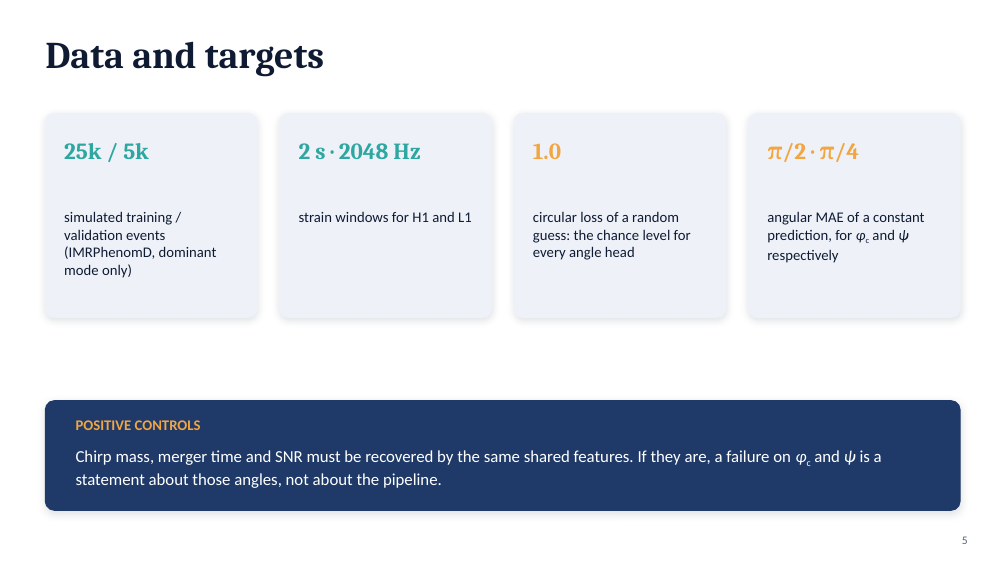
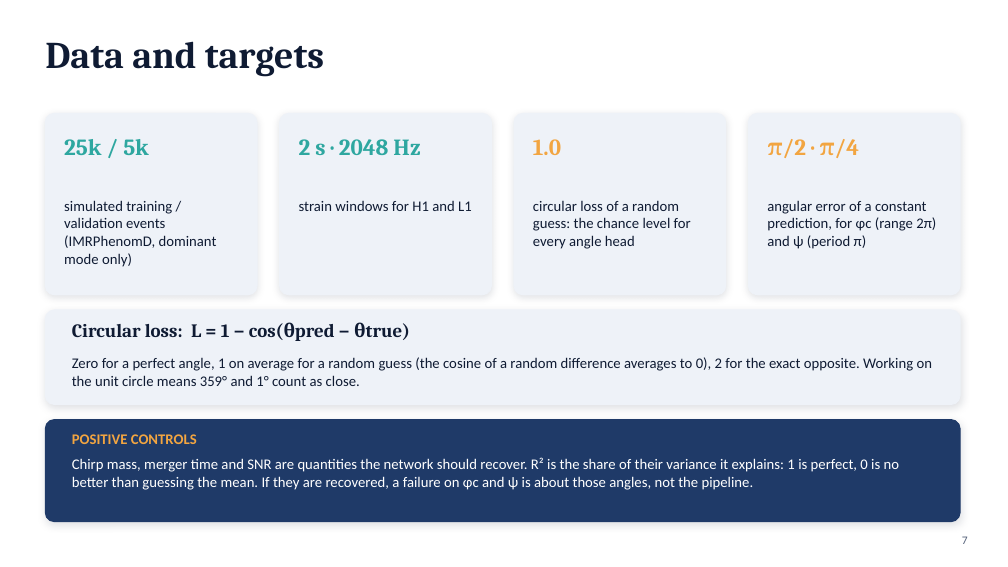
Before and after one commit to syedalimohsinbukhari/ml_practice_v2, a slide deck: slide 7 of experiments/phic_psi_poc-redo/phic_psi_presentation.pptx (slide 5 before the commit). Drawn at 1008x567 pixels with LibreOffice and Linux fonts; fonts in the diff are those of the drawing. Boxes give left, top, right and bottom in pixels: in the first picture for what was removed or moved away, otherwise in the second. Text is boxed around its words. In the diff, an @@ line names an element or a change of style, - is before the commit and + after.

```diff
--- a/experiments/phic_psi_poc-redo/phic_psi_presentation.pptx
+++ b/experiments/phic_psi_poc-redo/phic_psi_presentation.pptx
@@ rounded rectangle: place and size @@
-rounded rectangle at bbox=[45, 113, 257, 318]
+rounded rectangle at bbox=[45, 113, 257, 295]
@@ rounded rectangle: place and size @@
-rounded rectangle at bbox=[280, 113, 492, 318]
+rounded rectangle at bbox=[280, 113, 492, 295]
@@ rounded rectangle: place and size @@
-rounded rectangle at bbox=[514, 113, 726, 318]
+rounded rectangle at bbox=[514, 113, 726, 295]
@@ rounded rectangle: place and size @@
-rounded rectangle at bbox=[749, 113, 960, 318]
+rounded rectangle at bbox=[749, 113, 960, 295]
@@ 4 texts: place and size @@
-4 texts at bbox=[64, 143, 859, 162]
+4 texts at bbox=[64, 139, 859, 158]
@@ text "simulated training / validation events ...": place and size @@
-text "simulated training / validation events ..." at bbox=[64, 211, 217, 278]
+text "simulated training / validation events ..." at bbox=[64, 200, 217, 267]
@@ text "strain windows for H1 and ...": place and size @@
-text "strain windows for H1 and ..." at bbox=[299, 212, 472, 222]
+text "strain windows for H1 and ..." at bbox=[299, 201, 472, 211]
@@ text "circular loss of a random ...": place and size @@
-text "circular loss of a random ..." at bbox=[533, 211, 691, 260]
+text "circular loss of a random ..." at bbox=[533, 200, 691, 249]
@@ text at bbox=[767, 201, 936, 249]: text changed @@
-angular MAE of a constant prediction, for φc and ψ respectively
+angular error of a constant prediction, for φc (range 2π) and ψ (period π)
@@ rounded rectangle added at bbox=[45, 310, 960, 405], fill #EEF2F8, outline #EEF2F8 1 pt @@
@@ text added at bbox=[72, 323, 284, 340], 18 pt, text #0F1B33, bold @@
+Circular loss: L = 1 − cos(θpred − θtrue)
@@ text added at bbox=[72, 357, 932, 386], 14 pt, text #0F1B33 @@
+Zero for a perfect angle, 1 on average for a random guess (the cosine of a random difference averages to 0), 2 for the exact opposite. Working on the unit circle means 359° and 1° count as close.
@@ proportions changed in 5 elements at bbox=[45, 113, 257, 295], bbox=[280, 113, 492, 295], bbox=[514, 113, 726, 295], bbox=[749, 113, 960, 295], bbox=[45, 420, 960, 522] @@
@@ rounded rectangle: place and size @@
-rounded rectangle at bbox=[45, 401, 960, 510]
+rounded rectangle at bbox=[45, 420, 960, 522]
@@ text "POSITIVE CONTROLS": place and size @@
-text "POSITIVE CONTROLS" at bbox=[76, 420, 201, 430]
+text "POSITIVE CONTROLS" at bbox=[72, 434, 197, 444]
@@ text at bbox=[72, 457, 899, 490]: text changed; size 16 to 14 pt @@
-Chirp mass, merger time and SNR must be recovered by the same shared features. If they are, a failure on φc and ψ is a statement about those angles, not about the pipeline.
+Chirp mass, merger time and SNR are quantities the network should recover. R² is the share of their variance it explains: 1 is perfect, 0 is no better than guessing the mean. If they are recovered, a failure on φc and ψ is about those angles, not the pipeline.
@@ page number at bbox=[962, 536, 968, 544]: text changed @@
-5
+7
```
Also in this commit, not shown: 15 other slides changed, 2 slides added, 1 slide removed, 6 other files.
